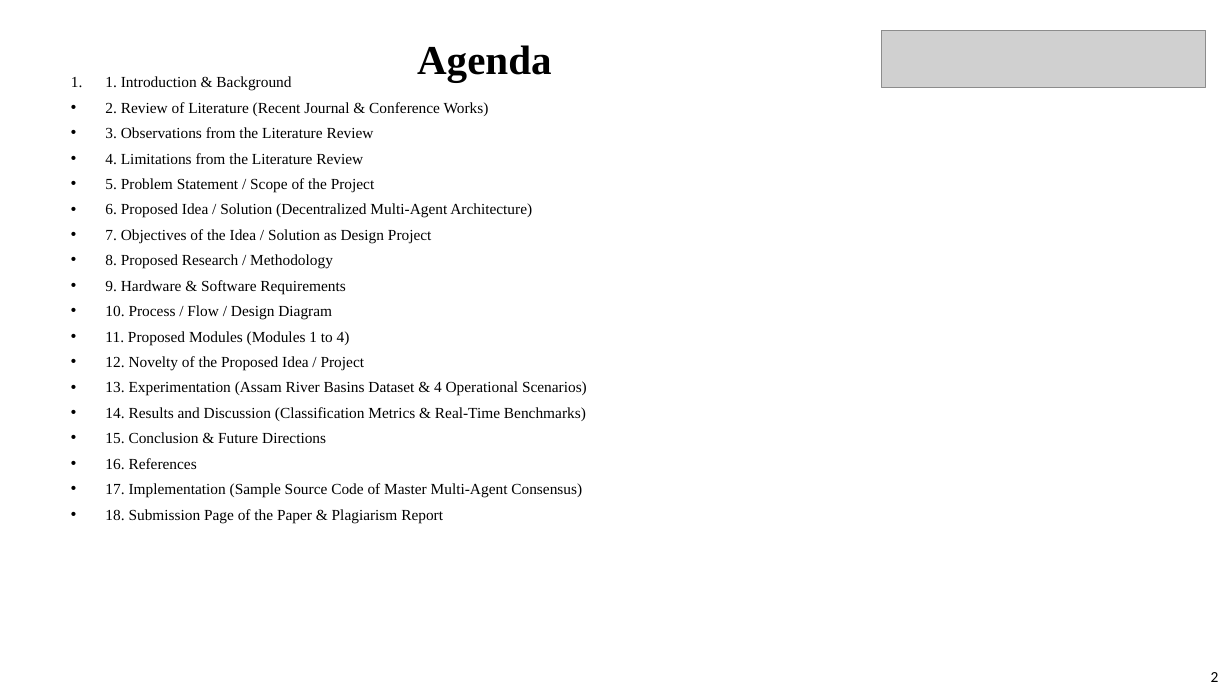
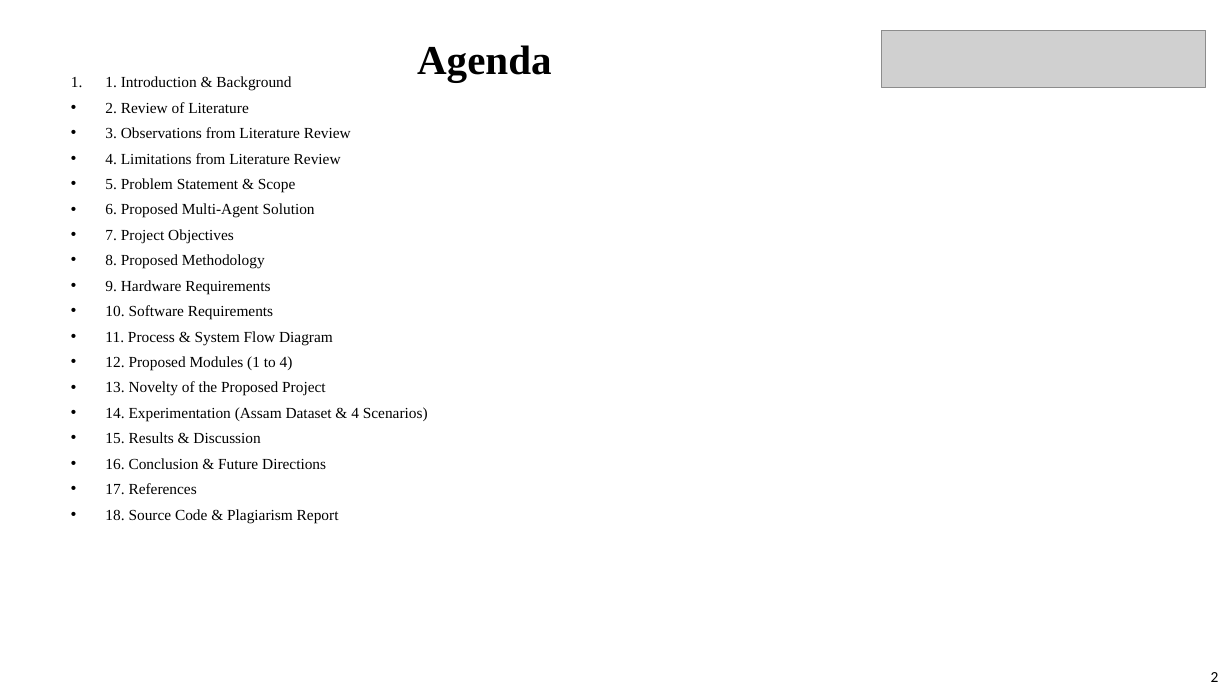
Before and after one commit to Prajwalbaligidad/floodGuard, a slide deck: slide 2 of Design_Project_Presentation_MultiAgent_AI.pptx. Drawn at 1232x693 pixels with LibreOffice and Linux fonts; fonts in the diff are those of the drawing; grey boxes stand for pictures. Boxes give left, top, right and bottom in pixels: in the first picture for what was removed or moved away, otherwise in the second. Text is boxed around its words. In the diff, an @@ line names an element or a change of style, - is before the commit and + after.

```diff
--- a/Design_Project_Presentation_MultiAgent_AI.pptx
+++ b/Design_Project_Presentation_MultiAgent_AI.pptx
@@ text at bbox=[105, 102, 428, 523]: text changed @@
-• 2. Review of Literature (Recent Journal & Conference Works)
-• 3. Observations from the Literature Review
-• 4. Limitations from the Literature Review
-• 5. Problem Statement / Scope of the Project
-• 6. Proposed Idea / Solution (Decentralized Multi-Agent Architecture)
-• 7. Objectives of the Idea / Solution as Design Project
-• 8. Proposed Research / Methodology
-• 9. Hardware & Software Requirements
-• 10. Process / Flow / Design Diagram
-• 11. Proposed Modules (Modules 1 to 4)
-• 12. Novelty of the Proposed Idea / Project
-• 13. Experimentation (Assam River Basins Dataset & 4 Operational Scenarios)
-• 14. Results and Discussion (Classification Metrics & Real-Time Benchmarks)
-• 15. Conclusion & Future Directions
-• 16. References
-• 17. Implementation (Sample Source Code of Master Multi-Agent Consensus)
-• 18. Submission Page of the Paper & Plagiarism Report
+• 2. Review of Literature
+• 3. Observations from Literature Review
+• 4. Limitations from Literature Review
+• 5. Problem Statement & Scope
+• 6. Proposed Multi-Agent Solution
+• 7. Project Objectives
+• 8. Proposed Methodology
+• 9. Hardware Requirements
+• 10. Software Requirements
+• 11. Process & System Flow Diagram
+• 12. Proposed Modules (1 to 4)
+• 13. Novelty of the Proposed Project
+• 14. Experimentation (Assam Dataset & 4 Scenarios)
+• 15. Results & Discussion
+• 16. Conclusion & Future Directions
+• 17. References
+• 18. Source Code & Plagiarism Report
```
Also in this commit, not shown: 19 other slides changed, 5 other files.
